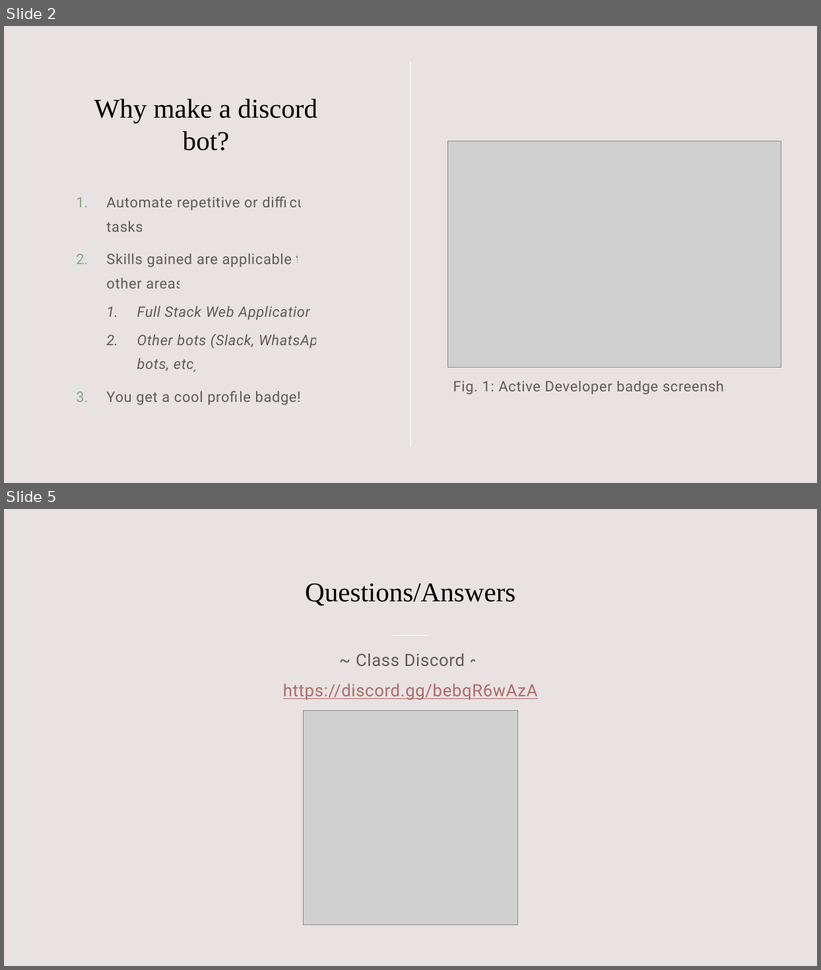
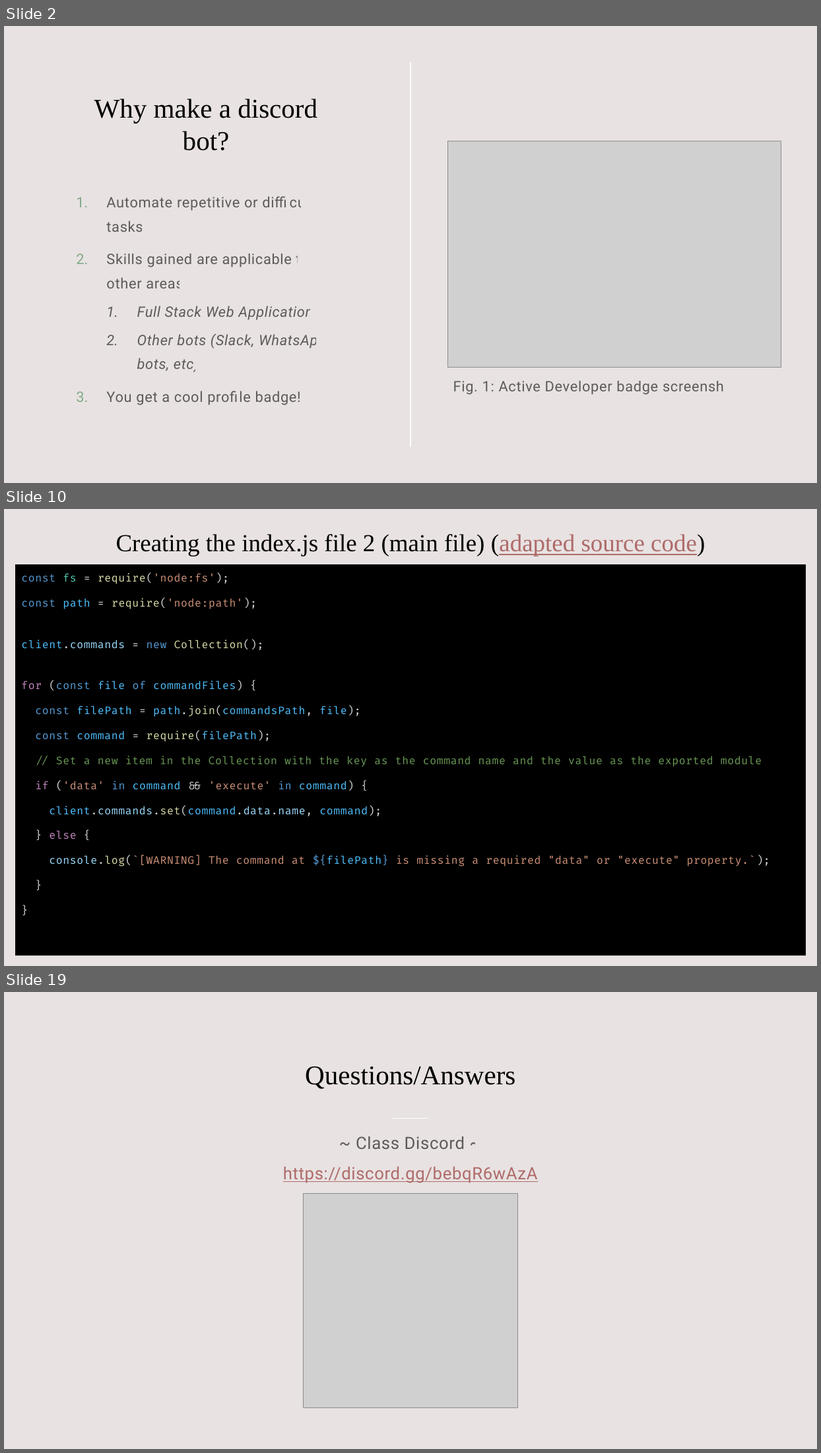
Before and after one commit to williamsantosa/cse185s-presentation, a slide deck: presentation.pptx. Shown one above the other, each under a label of ours: slides 2 and 5 before the commit, slides 2, 10 and 19 after it; the slides between them are not shown. The pictures are 821x970 and 821x1453 pixels, drawn with LibreOffice and Linux fonts; fonts in the diff are those of the drawing; grey boxes stand for pictures. Boxes give left, top, right and bottom in pixels: in the first picture for what was removed or moved away, otherwise in the second. Text is boxed around its words. In the diff, an @@ line names an element or a change of style, - is before the commit and + after.

```diff
--- a/presentation.pptx
+++ b/presentation.pptx
@@ slide 10 added at [4,509,817,966], background #E8E2E2 @@
@@ title added at [116,534,705,557], 28.8 pt, text #000000 @@
+Creating the index.js file 2 (main file) (adapted source code)
@@ text added at [16,564,806,956], fill #000000, 12.5 pt, text #4FC1FF @@
+const fs = require('node:fs');
+const path = require('node:path');
+client.commands = new Collection();
+for (const file of commandFiles) {
+const filePath = path.join(commandsPath, file);
+const command = require(filePath);
+// Set a new item in the Collection with the key as the command name and the value as the exported module
+if ('data' in command && 'execute' in command) {
+client.commands.set(command.data.name, command);
+} else {
+console.log(`[WARNING] The command at ${filePath} is missing a required "data" or "execute" property.`);
+}
+}
@@ what was slide 5 is now slide 19 @@
```
Also in this commit, not shown: 3 slides changed, 13 other slides added, 4 other files.
